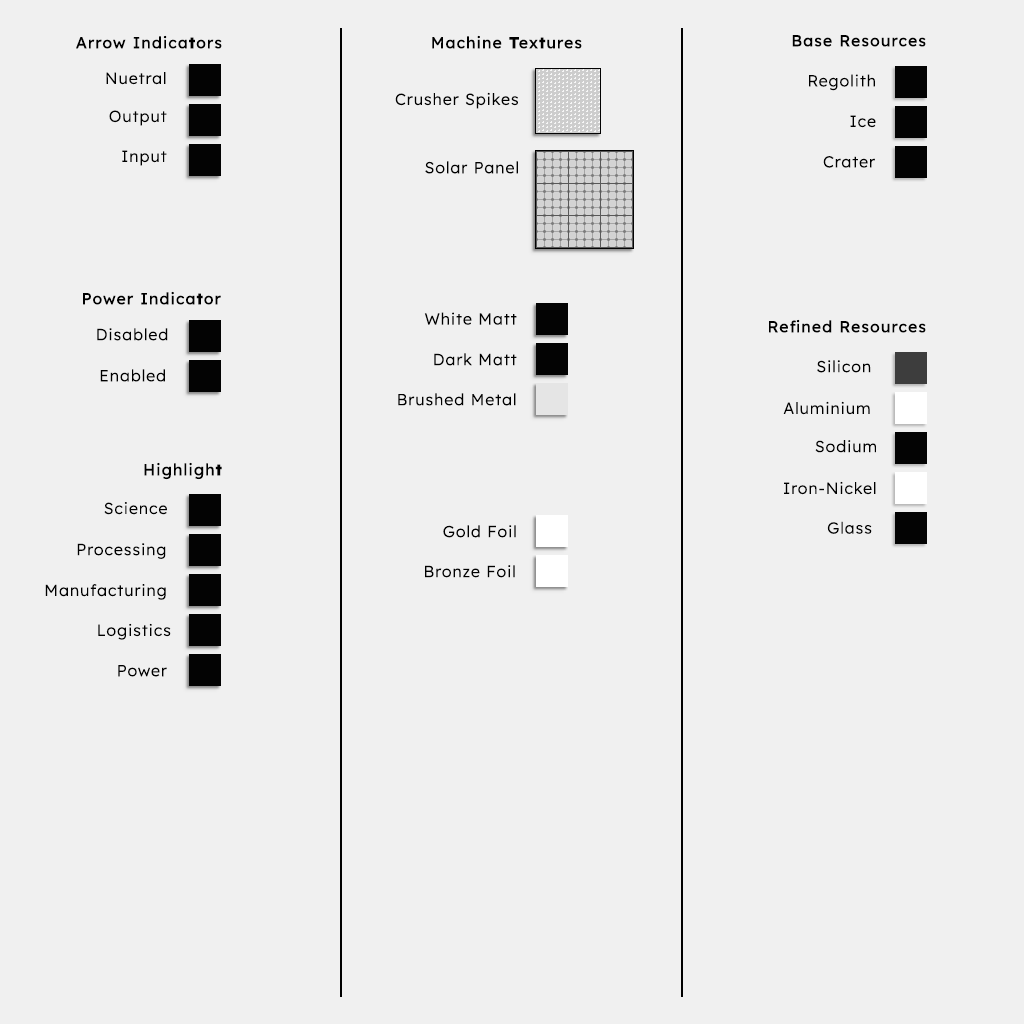
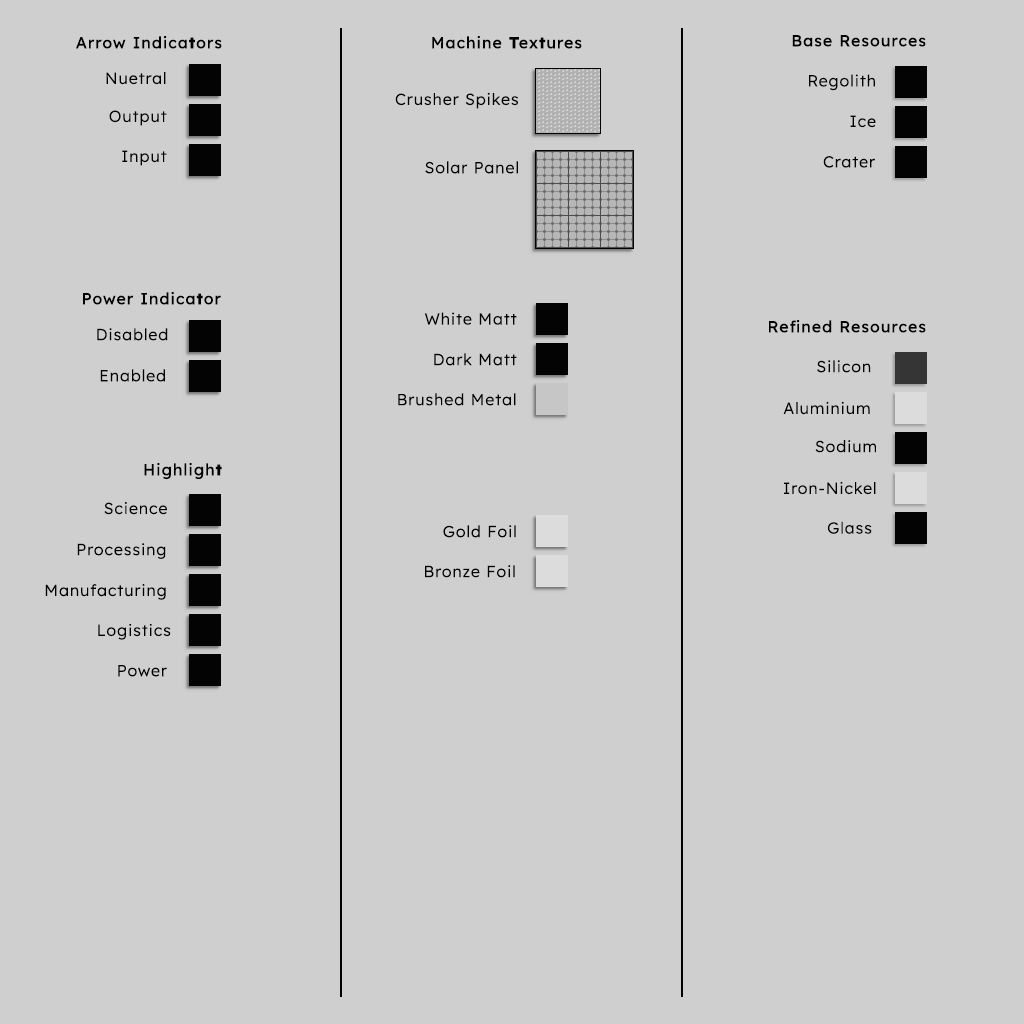
Before/after of a 1024px x 1024px layered artwork. What changed in the layer stack:
pixels changed over [0, 0, 1024, 1024] (layer not identified)
